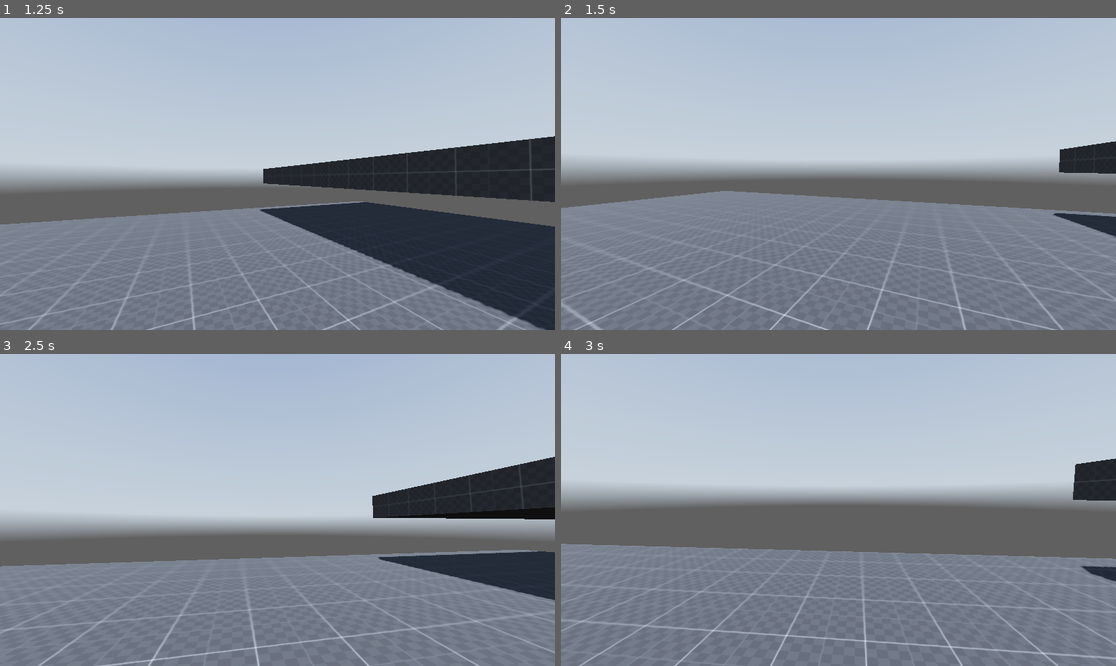
Above: before the commit, frames 1-4 (two rows, left to right).
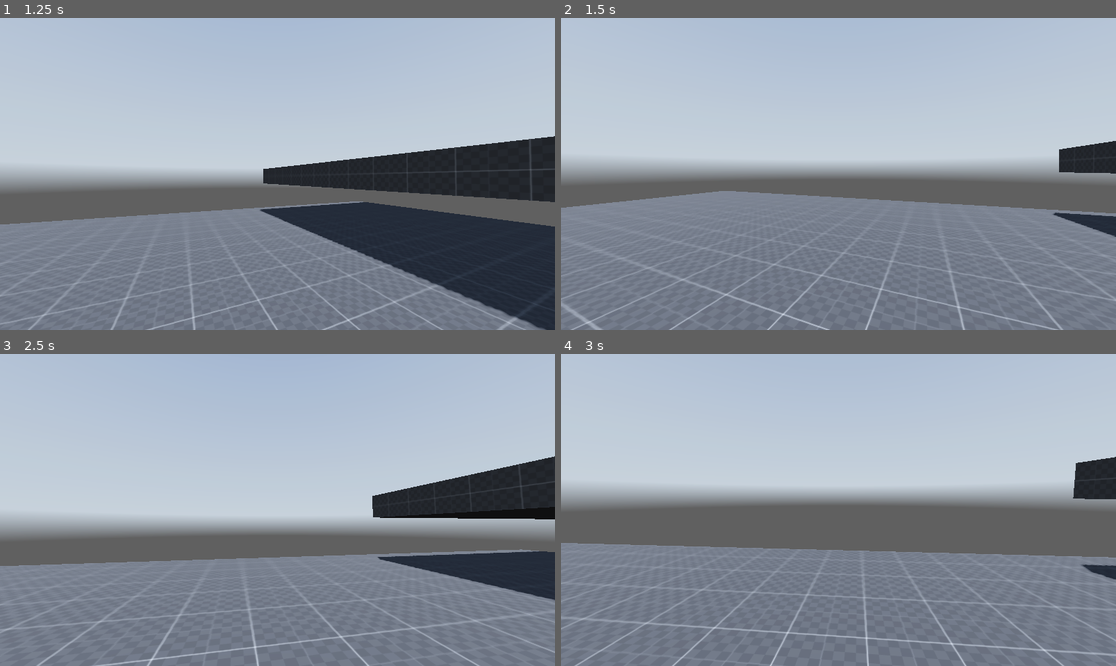
Above: after the commit, the same moments.

Repository: ubermensch04/FPS-Controller
Game: Godot game, scene res://scenes/main.tscn
The game is run twice, just before and just after one commit, with the same random seed, the same clock (stepped at 60 frames per second) and the same inputs. A sky picture missing from this copy of the repository is replaced by a grey-blue gradient.
Inputs (mouse positions are in pixels of both pictures, inside the frame that each line leads up to):
- Up to frame 1 (1.25 s): tap Enter (ui_accept) at 0.5, 0.77 s; move the mouse to (305, 174) at 0.52 s; hold W (forward) from 0.53 s (still down); hold Ctrl (crouch) from 0.53 s (still down); tap Shift (sprint) at 0.8 s
- Up to frame 2 (1.5 s): keep holding W (forward); move the mouse to (810, 174) at 1.27 s; release Ctrl (crouch) at 1.28 s; tap Shift (sprint) at 1.35 s
- Up to frame 3 (2.5 s): keep holding W (forward); tap Enter (ui_accept) at 1.52 s; tap Ctrl (crouch) at 1.55 s; move the mouse to (288, 503) at 2.02 s; hold Ctrl (crouch) from 2.03 s (still down); tap Shift (sprint) at 2.3 s
- Up to frame 4 (3 s): keep holding W (forward); move the mouse to (832, 516) at 2.77 s; release Ctrl (crouch) at 2.78 s; tap Alt (free_look) at 2.85 s

Frame 1 is identical in both runs. In frame 2, 0.7% of the frame differs, in the area x 0-100%, y 39-100%; in frame 3, 0.4%; in frame 4, 3.0%, in the area x 0-100%, y 32-100%.

Commit message:
updated player.gd with head bobbing logicng

Diff:
--- a/player.gd
+++ b/player.gd
@@ -1,12 +1,13 @@
 extends CharacterBody3D
 
 #Player Node
+@onready var eyes = $Neck/Head/Eyes
 @onready var head = $Neck/Head
 @onready var standing_collision_shape = $StandingCollisionShape
 @onready var crouching_collision_shape = $CrouchingCollisionShape
 @onready var ray_cast_3d = $RayCast3D
 @onready var neck = $Neck
-@onready var camera_3d = $Neck/Head/Camera3D
+@onready var camera_3d = $Neck/Head/Eyes/Camera3D
 
 #Speed Variables
 var current_speed = 5.0
@@ -21,10 +22,24 @@
 var free_looking=false
 var sliding=false
 
+#Sliding variables
 var slide_timer=0.0
 var slide_timer_max=1.0
 var slide_vector=Vector2.ZERO
 var slide_speed=10
+
+#Head-Bobbing variables
+const head_bobbing_sprinting_speed=22.0
+const head_bobbing_walking_speed=14.0
+const head_bobbing_crouching_speed=10.0
+
+const head_bobbing_crouching_intensity=0.05
+const head_bobbing_walking_intensity=0.1
+const head_bobbing_sprinting_intensity=0.2
+
+var head_bobbing_vector=Vector2.ZERO
+var head_bobbing_index=0.0
+var head_bobbing_current_intensity=0.0
 
 #Movement Variables
 const jump_velocity = 4.5
@@ -114,6 +129,26 @@
 			sliding=false
 			free_looking=false
 
+
+	#Handling head bobbing
+	if sprinting:
+		head_bobbing_current_intensity=head_bobbing_sprinting_intensity
+		head_bobbing_index+=head_bobbing_sprinting_speed*delta
+	elif walking:
+		head_bobbing_current_intensity=head_bobbing_walking_intensity
+		head_bobbing_index+=head_bobbing_walking_speed*delta
+	elif crouching:
+		head_bobbing_current_intensity=head_bobbing_crouching_intensity
+		head_bobbing_index+=head_bobbing_crouching_speed*delta
+
+	if is_on_floor() && !sliding && input_dir!=Vector2.ZERO:
+		head_bobbing_vector.y=sin(head_bobbing_index)
+		head_bobbing_vector.x=sin(head_bobbing_index/2)+0.5
+		eyes.position.y=lerp(eyes.position.y,head_bobbing_vector.y*(head_bobbing_current_intensity/2.0),delta*lerp_speed)
+		eyes.position.x=lerp(eyes.position.x,head_bobbing_vector.x*(head_bobbing_current_intensity/2.0),delta*lerp_speed)
+	else:
+		eyes.position.y=lerp(eyes.position.y,0.0,delta*lerp_speed)
+		eyes.position.x=lerp(eyes.position.x,0.0,delta*lerp_speed)
 	# Add the gravity.
 	if not is_on_floor():
 		velocity.y -= gravity * delta
--- a/scenes/main.tscn
+++ b/scenes/main.tscn
@@ -69,4 +69,6 @@
 
 [node name="Head" type="Node3D" parent="Player/Neck"]
 
-[node name="Camera3D" type="Camera3D" parent="Player/Neck/Head"]
+[node name="Eyes" type="Node3D" parent="Player/Neck/Head"]
+
+[node name="Camera3D" type="Camera3D" parent="Player/Neck/Head/Eyes"]
